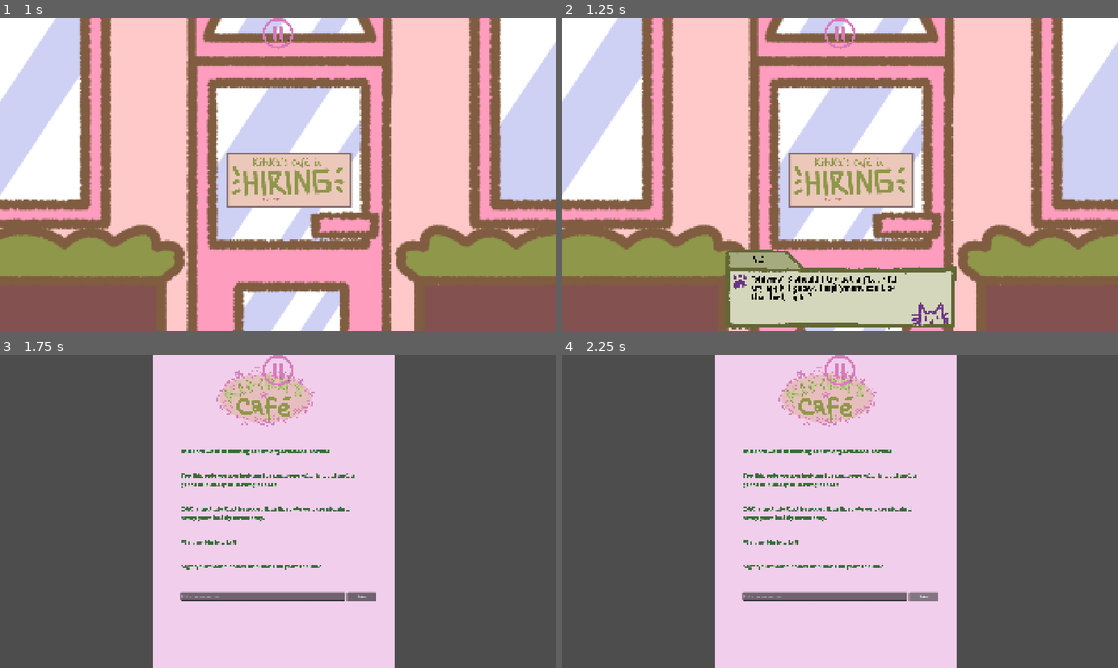
Above: before the commit, frames 1-4 (two rows, left to right).
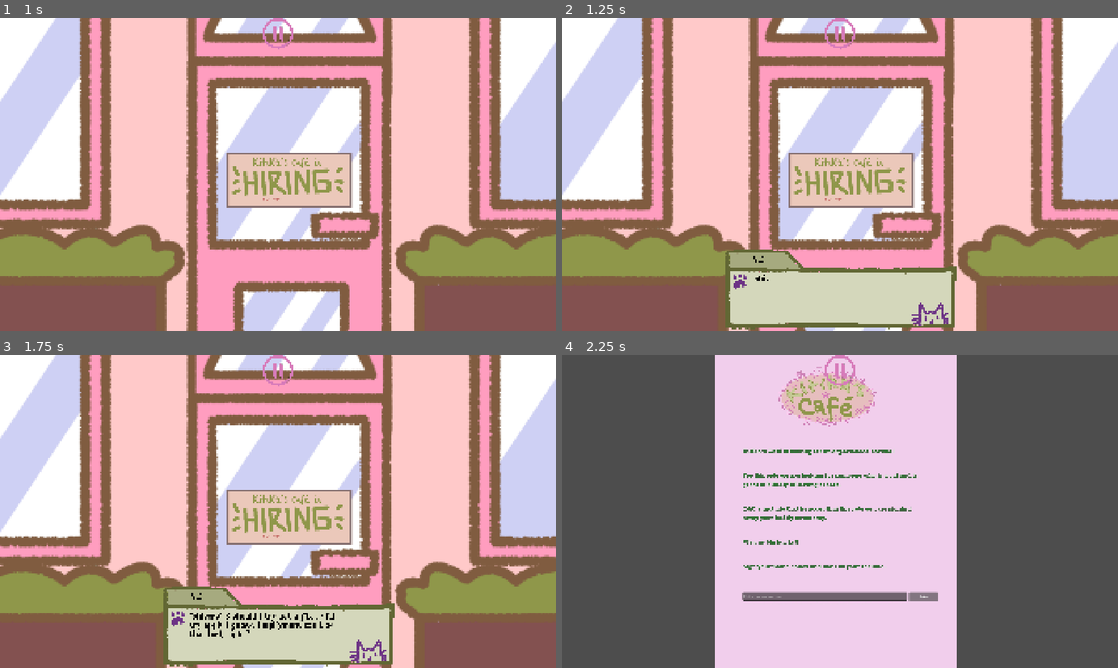
Above: after the commit, the same moments.

Repository: tabyrocket/kitikas-cafe
Game: Godot game, scene res://scenes/outside_scene.tscn
Same seed, same stepped clock (60 frames per second), same inputs: the game is played once before the commit and once after it.
Inputs (mouse positions are in pixels of both pictures, inside the frame that each line leads up to):
- Up to frame 1 (1 s): click (278, 208) at 0.5 s
- Up to frame 2 (1.25 s): no input
- Up to frame 3 (1.75 s): click (278, 545) at 1.25 s
- Up to frame 4 (2.25 s): click (923, 596) at 2 s, where only the run before the commit has a clickable "Sign"

Frame 1 is identical in both runs. In frame 2, 0.5% of the frame differs, in the area x 34-61%, y 82-91%; in frame 3, 100%, in the area x 0-100%, y 0-100%; in frame 4, nothing differs.

Commit message:
Typewriter animation + babble noise

Diff:
--- a/kitikas-cafe/scenes/UI.tscn
+++ b/kitikas-cafe/scenes/UI.tscn
@@ -6,6 +6,7 @@
 [ext_resource type="Texture2D" uid="uid://cs7epgavvu7iv" path="res://assets/images/pausemenu.png" id="3_5en4g"]
 [ext_resource type="Texture2D" uid="uid://dii3c1jcw06g6" path="res://assets/images/pausebuttonmask.png" id="4_3wlde"]
 [ext_resource type="Texture2D" uid="uid://kol4nnje74b" path="res://assets/images/pausebutton.png" id="4_75u2n"]
+[ext_resource type="AudioStream" uid="uid://cao8iwey36p3y" path="res://assets/sound/animal-crossing-talking-made-with-Voicemod.mp3" id="7_xpksx"]
 
 [sub_resource type="StyleBoxTexture" id="StyleBoxTexture_3wlde"]
 texture = ExtResource("4_75u2n")
@@ -121,4 +122,8 @@
 expand_mode = 1
 stretch_mode = 5
 
+[node name="Babble" type="AudioStreamPlayer" parent="." unique_id=1053337612]
+stream = ExtResource("7_xpksx")
+bus = &"SFX"
+
 [connection signal="pressed" from="Root/PauseButton" to="." method="_on_pause_button_pressed"]
--- a/kitikas-cafe/scenes/computer_scene.gd
+++ b/kitikas-cafe/scenes/computer_scene.gd
@@ -26,9 +26,14 @@
 
 func _input(event):
 	if event is InputEventMouseButton:
-		if event.button_index == MOUSE_BUTTON_LEFT and event.pressed and current_image < (images.size() - 1) and can_move_on:
-			current_image += 1
-			update_img()
+		if event.button_index == MOUSE_BUTTON_LEFT and event.pressed:
+			# If still typing, skip to end first
+			if ui.is_typing():
+				ui.typewriter_skip()
+			# Otherwise advance to next image
+			elif can_move_on and current_image < (images.size() - 1):
+				current_image += 1
+				update_img()
 
 func _ready() -> void:
 	images = [mc_house, laptop_screen, laptop_email_1, laptop_email_2, acceptance_letter]
@@ -45,10 +50,9 @@
 		img.visible = false
 	images[current_image].visible = true
 
+func _on_dialogue_cooldown_timeout() -> void:
 	# Dialogue
 	speaker.text = Global.player_name
-	dialogue.text = dialogue_strings[current_image]
-
-func _on_dialogue_cooldown_timeout() -> void:
+	ui.typewriter(dialogue, dialogue_strings[current_image])
 	chatbox_left.visible = true
 	can_move_on = true
--- a/kitikas-cafe/scenes/outside_scene.gd
+++ b/kitikas-cafe/scenes/outside_scene.gd
@@ -1,6 +1,7 @@
 extends Control
 
 # References
+@onready var ui: CanvasLayer = $UI
 @onready var cafe_sign_button: Button = $Cafe/CafeSignButton
 @onready var zoomed_in_cafe: TextureRect = $ZoomedInCafe
 @onready var job_chatbox_timer: Timer = $JobChatboxTimer
@@ -12,8 +13,13 @@
 
 func _input(event):
 	if event is InputEventMouseButton:
-		if event.button_index == MOUSE_BUTTON_LEFT and event.pressed and done == true:
-			get_tree().change_scene_to_file("res://scenes/application_form.tscn")
+		if event.button_index == MOUSE_BUTTON_LEFT and event.pressed:
+			# Skip typewriter if still typing
+			if ui.is_typing():
+				ui.typewriter_skip()
+				return
+			if done == true:
+				get_tree().change_scene_to_file("res://scenes/application_form.tscn")
 
 func _ready() -> void:
 	zoomed_in_cafe.visible = false
@@ -27,6 +33,6 @@
 
 func _on_job_chatbox_timer_timeout() -> void:
 	speaker.text = "MC"
-	dialogue.text = "*shivers* S-should I try get a j*b...? I'll try apply I guess. Empl*yment can't be that bad, right?"
 	chatbox_left.visible = true
 	done = true
+	ui.typewriter(dialogue, "*shivers* S-should I try get a j*b...? I'll try apply I guess. Empl*yment can't be that bad, right?")
--- a/kitikas-cafe/scenes/ui.gd
+++ b/kitikas-cafe/scenes/ui.gd
@@ -2,10 +2,26 @@
 
 @onready var pause_menu: ColorRect = $Root/PauseMenu
 @onready var chatbox_left: TextureRect = $Root/ChatboxLeft
+@onready var babble: AudioStreamPlayer = $Babble
+
+# Typewriter state
+var _tw_target: RichTextLabel = null
+var _tw_full_text: String = ""
+var _tw_index: int = 0
+var _tw_timer: Timer = null
+var _tw_on_done: Callable = Callable()
+
+const TYPEWRITER_SPEED: float = 0.02  # seconds per character
 
 func _ready() -> void:
 	chatbox_left.visible = false
 	pause_menu.visible = false
+
+	# Create the typewriter timer
+	_tw_timer = Timer.new()
+	_tw_timer.one_shot = true
+	_tw_timer.timeout.connect(_on_typewriter_tick)
+	add_child(_tw_timer)
 
 func _process(delta: float) -> void:
 	if Input.is_action_just_pressed("pause"):
@@ -14,3 +30,59 @@
 
 func _on_pause_button_pressed() -> void:
 	pause_menu.visible = not pause_menu.visible
+
+
+## Starts a typewriter effect on [label], revealing [full_text] character by character.
+## Optionally calls [on_done] when typing completes.
+## Clicking while typing will skip to the end instantly.
+func typewriter(label: RichTextLabel, full_text: String, on_done: Callable = Callable()) -> void:
+	babble.play()
+
+	# Cancel any ongoing typewriter
+	if _tw_timer.time_left > 0:
+		_tw_timer.stop()
+
+	_tw_target = label
+	_tw_full_text = full_text
+	_tw_index = 0
+	_tw_on_done = on_done
+
+	_tw_target.text = ""
+	_tw_timer.start(TYPEWRITER_SPEED)
+
+
+## Call this (e.g. on a mouse click) to instantly skip to the end of the current typewrite.
+func typewriter_skip() -> void:
+	if _tw_target == null or _tw_full_text == "":
+		return
+	_tw_timer.stop()
+	_tw_target.text = _tw_full_text
+	_tw_target = null
+	_tw_full_text = ""
+	_tw_index = 0
+	if _tw_on_done.is_valid():
+		_tw_on_done.call()
+	_tw_on_done = Callable()
+
+
+## Returns true while the typewriter is still revealing text.
+func is_typing() -> bool:
+	return _tw_target != null and _tw_index < _tw_full_text.length()
+
+
+func _on_typewriter_tick() -> void:
+	if _tw_target == null:
+		return
+	_tw_index += 1
+	_tw_target.text = _tw_full_text.left(_tw_index)
+	if _tw_index < _tw_full_text.length():
+		_tw_timer.start(TYPEWRITER_SPEED)
+	else:
+		# Typing done
+		babble.stop()
+		_tw_target = null
+		_tw_full_text = ""
+		_tw_index = 0
+		if _tw_on_done.is_valid():
+			_tw_on_done.call()
+		_tw_on_done = Callable()
Not shown, changed: kitikas-cafe/assets/sound/animal-crossing-talking-made-with-Voicemod.mp3.import
Not shown, changed: kitikas-cafe/assets/sound/animal-crossing-talking-made-with-Voicemod.mp3
